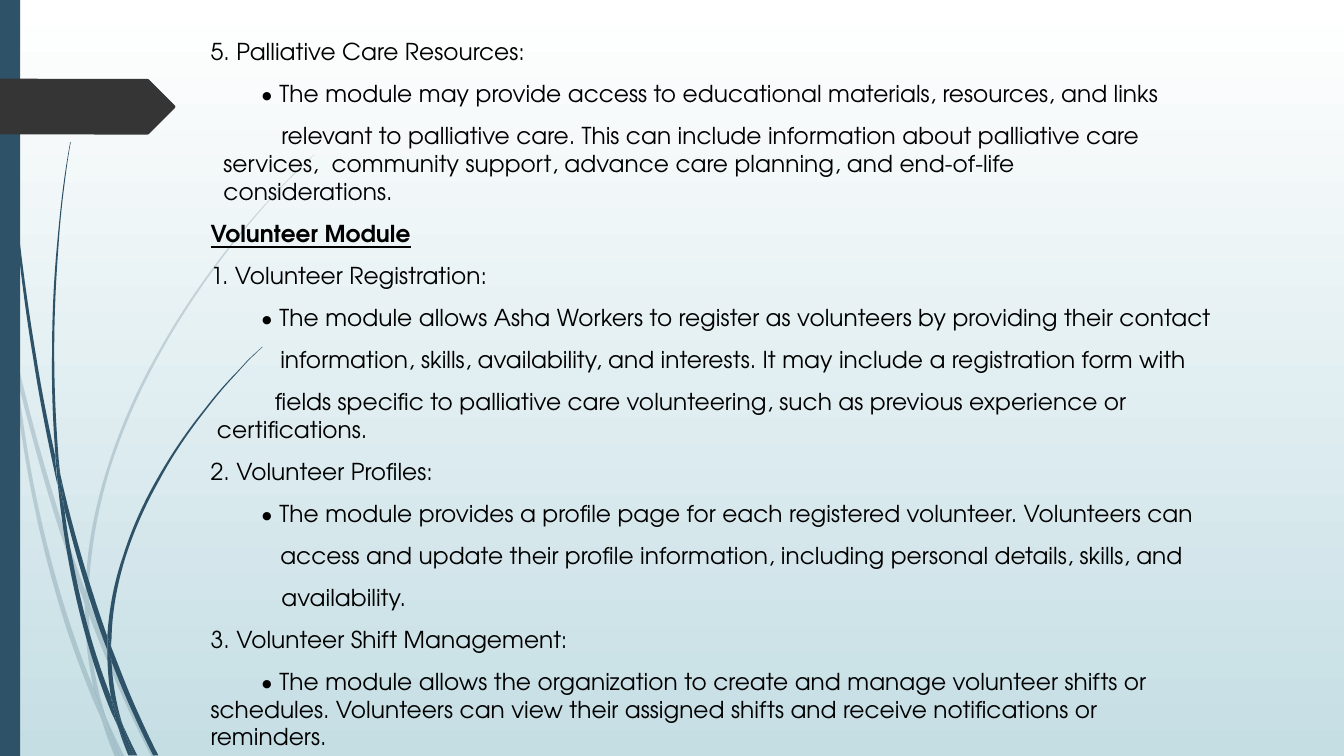
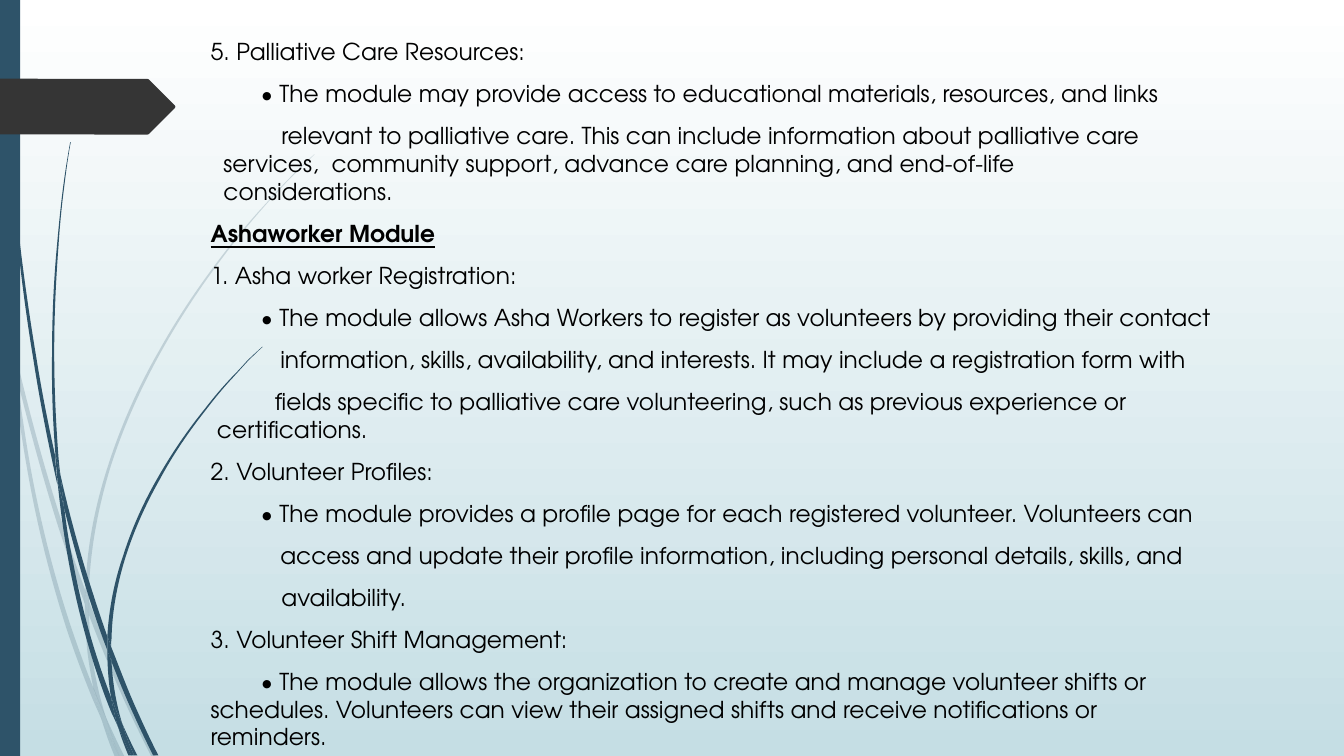
Before and after one commit to mariajacob/Maria-Jacob_INTMCA_MiniProject_, a slide deck: slide 6 of Gentle Haloes_PPT.pptx. Drawn at 1344x756 pixels with LibreOffice and Linux fonts; fonts in the diff are those of the drawing. Boxes give left, top, right and bottom in pixels: in the first picture for what was removed or moved away, otherwise in the second. Text is boxed around its words. In the diff, an @@ line names an element or a change of style, - is before the commit and + after.

```diff
--- a/Gentle Haloes_PPT.pptx
+++ b/Gentle Haloes_PPT.pptx
@@ text at box(211, 224, 517, 289): text changed @@
-Volunteer Module
-1. Volunteer Registration:
+Ashaworker Module
+1. Asha worker Registration:
```
Also in this commit, not shown: 3 other slides changed, 31 other files.
